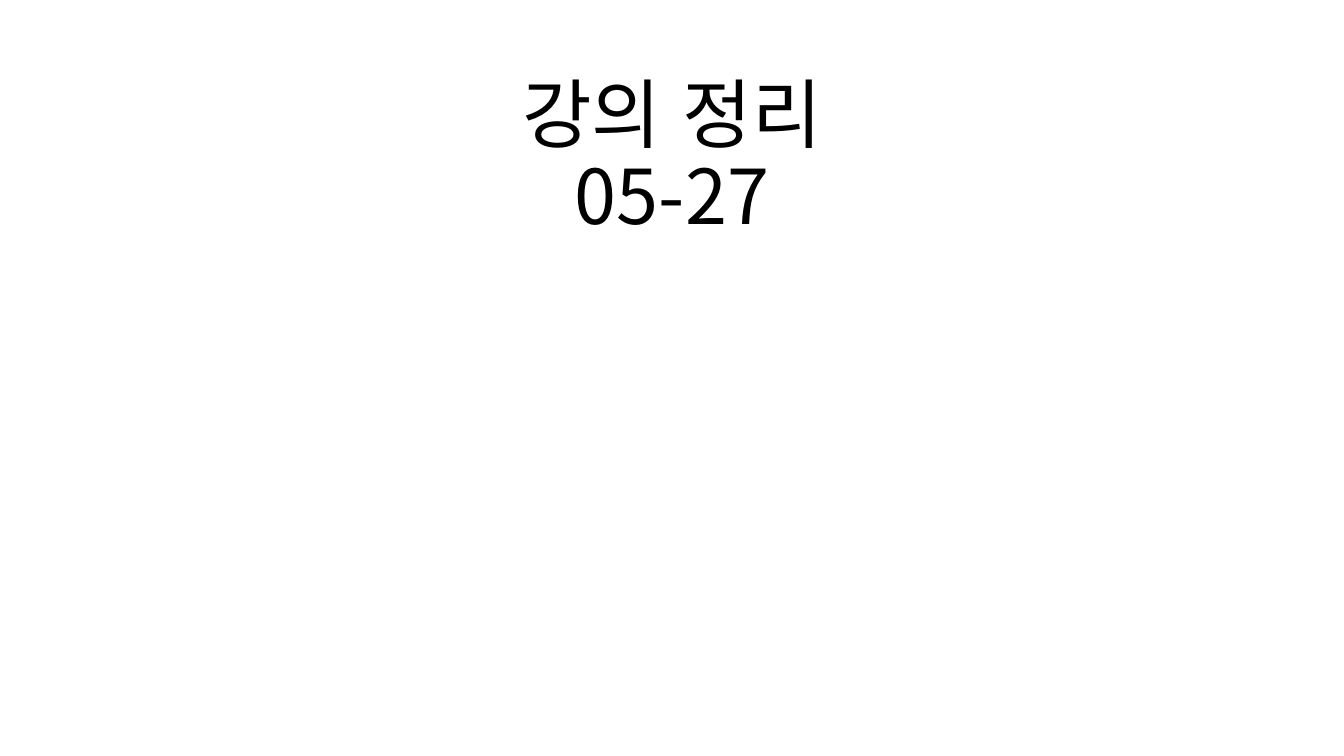
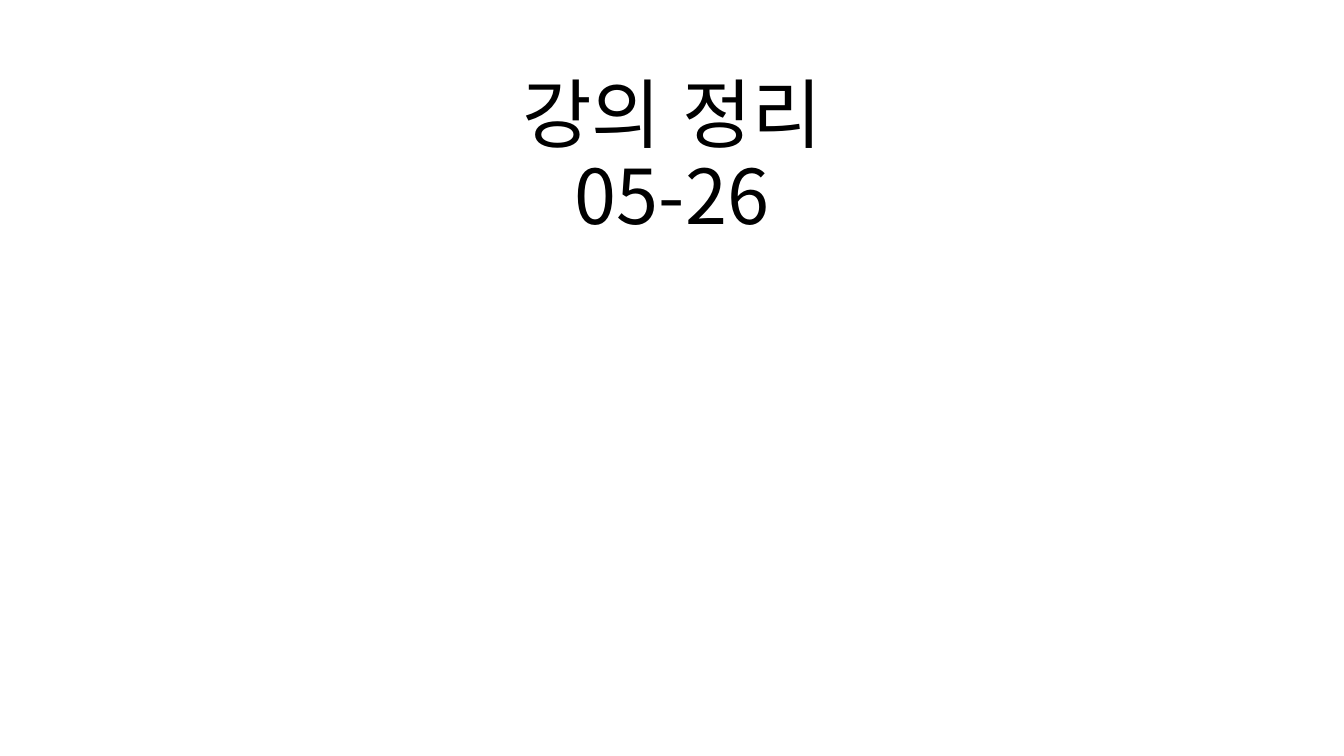
Before and after one commit to shchoichoko/web, a slide deck: slide 1 of HTML,CSS_DAY1/강의 정리_(vsCode세팅_Git세팅).pptx. Drawn at 1344x756 pixels with LibreOffice and Linux fonts; fonts in the diff are those of the drawing. Boxes give left, top, right and bottom in pixels: in the first picture for what was removed or moved away, otherwise in the second. Text is boxed around its words. In the diff, an @@ line names an element or a change of style, - is before the commit and + after.

Commit message:
커밋 테스트

```diff
--- a/HTML,CSS_DAY1/강의 정리_(vsCode세팅_Git세팅).pptx
+++ b/HTML,CSS_DAY1/강의 정리_(vsCode세팅_Git세팅).pptx
@@ title at <box>522,79,822,225</box>: text changed @@
-강의 정리
-05-27
+강의 정리
+05-26
```
